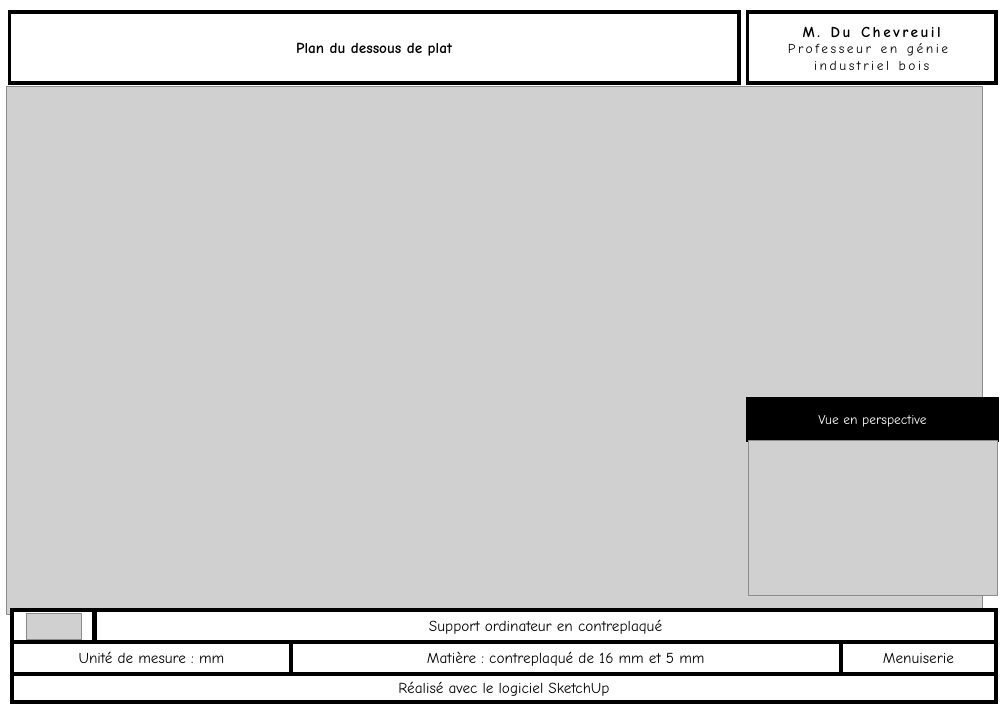
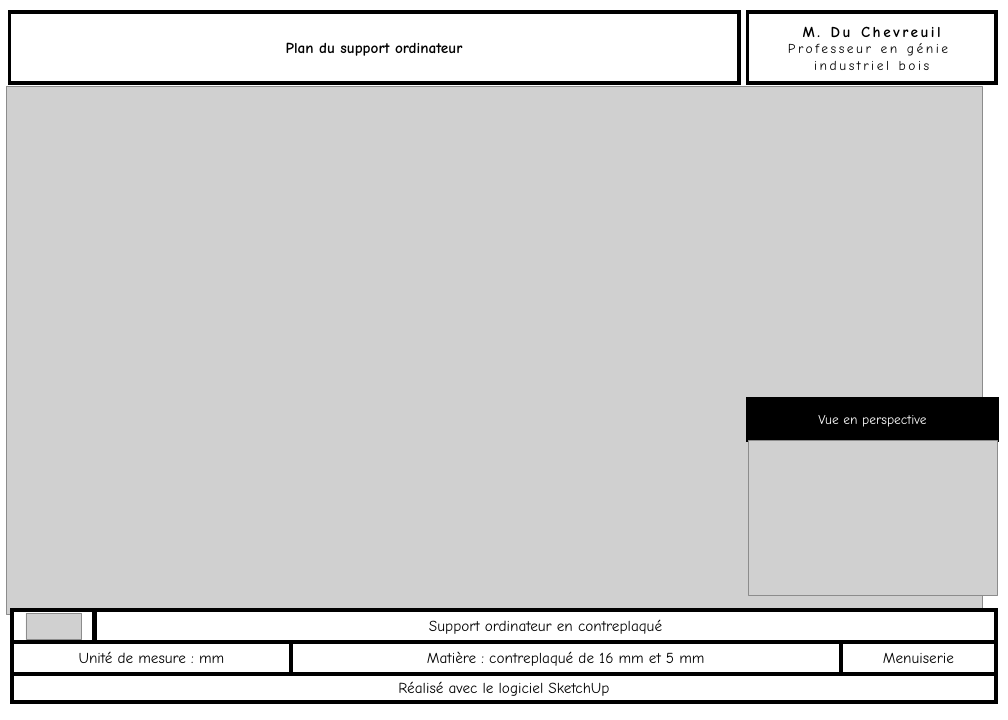
Before and after one commit to kduchevreuil/Cours-Menuiserie, a slide deck: slide 3 of Dossier Support ordi/DOSSIER Support Ordi.pptx. Drawn at 1008x720 pixels with LibreOffice and Linux fonts; fonts in the diff are those of the drawing; grey boxes stand for pictures. Boxes give left, top, right and bottom in pixels: in the first picture for what was removed or moved away, otherwise in the second. Text is boxed around its words. In the diff, an @@ line names an element or a change of style, - is before the commit and + after.

```diff
--- a/Dossier Support ordi/DOSSIER Support Ordi.pptx
+++ b/Dossier Support ordi/DOSSIER Support Ordi.pptx
@@ text in rectangle at (286, 42, 462, 56): text changed @@
-Plan du dessous de plat
+Plan du support ordinateur
```
Also in this commit, not shown: 2 other slides changed, 1 slide added, 36 other files.
